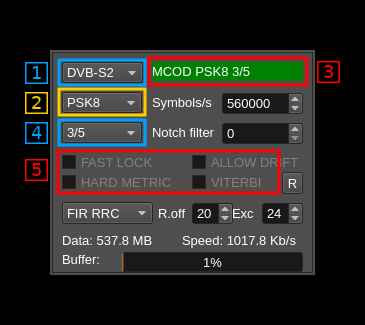
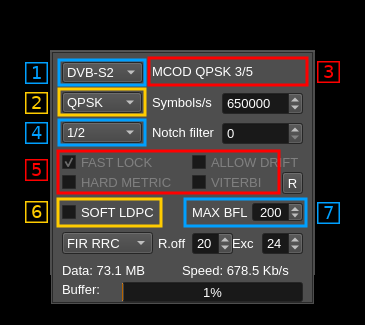
Two versions of the same layered image (365px x 325px). Layer-by-layer changes:
added layer "7" above "Overlay_07" over bbox(317, 202, 340, 224)
added layer "Overlay_07" above "6" over bbox(183, 197, 308, 228)
added layer "6" above "Overlay_06" over bbox(25, 201, 48, 223)
added layer "Overlay_06" above "5" over bbox(56, 197, 163, 228)
added layer "Pasted Layer" above "2019-07-17-232106_571x839_scrot.png" over bbox(51, 62, 314, 304)
